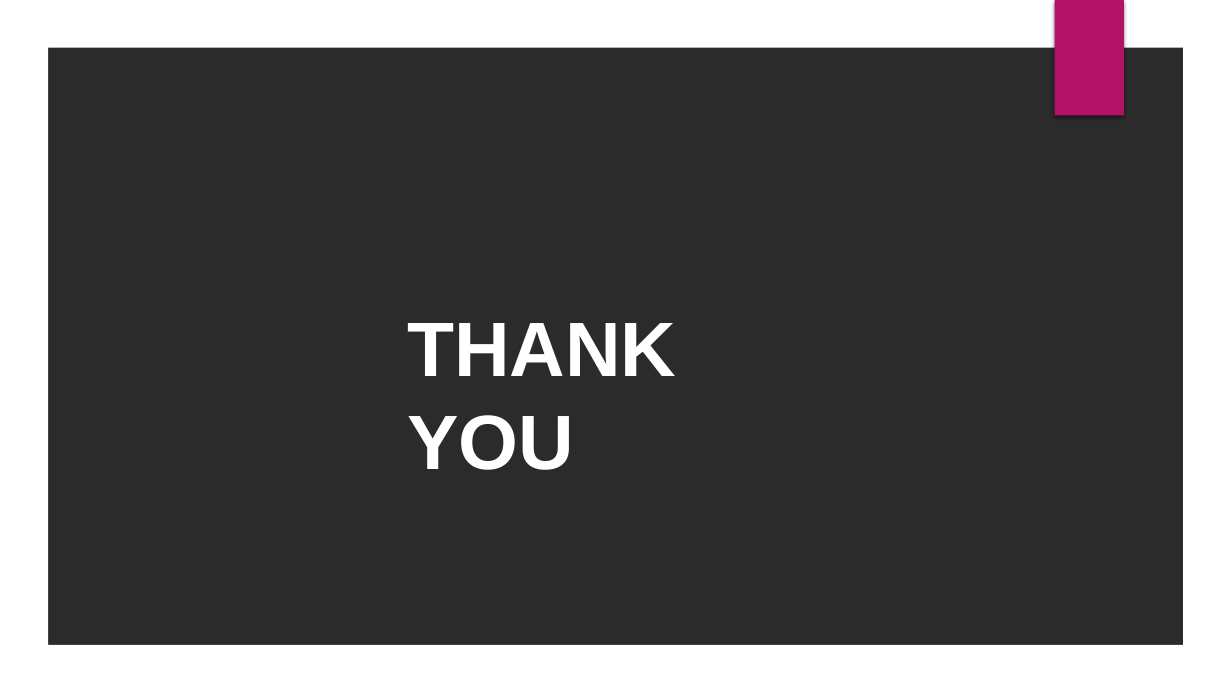
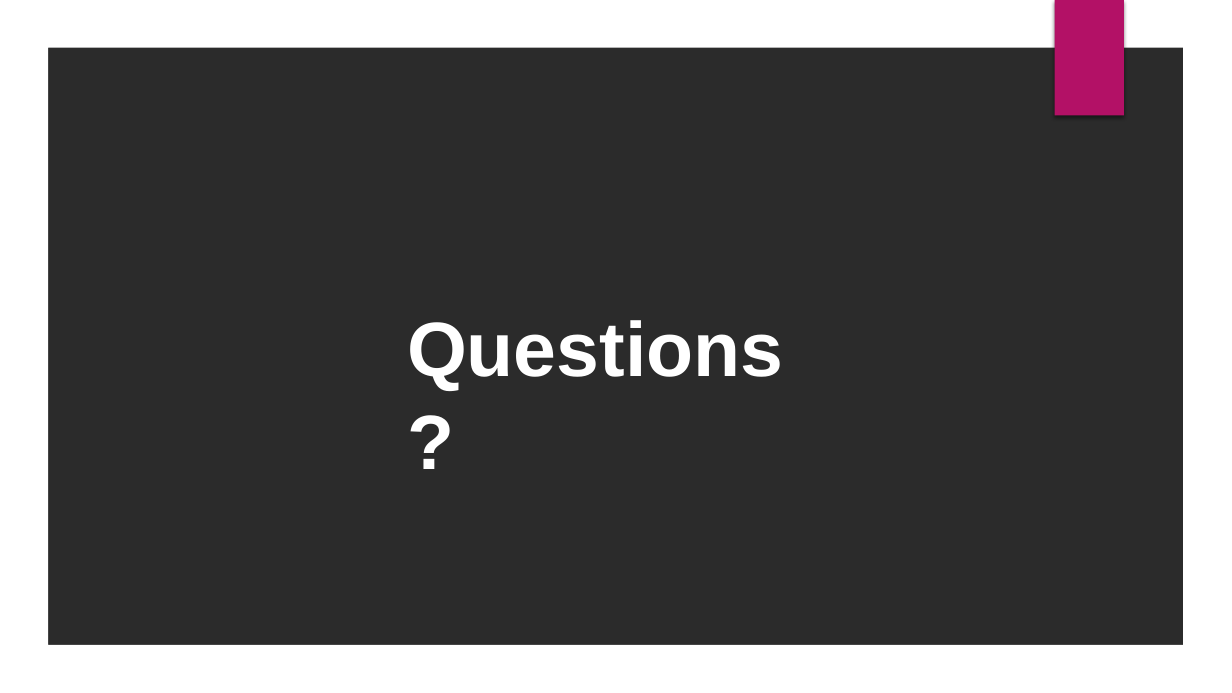
Before and after one commit to DarkPhantomEx/GeoDash, a slide deck: slide 5 of postmortem.pptx. Drawn at 1232x693 pixels with LibreOffice and Linux fonts; fonts in the diff are those of the drawing; background and template pictures are left out; a plain dark background stands for a picture behind light text. Boxes give left, top, right and bottom in pixels: in the first picture for what was removed or moved away, otherwise in the second. Text is boxed around its words. In the diff, an @@ line names an element or a change of style, - is before the commit and + after.

```diff
--- a/postmortem.pptx
+++ b/postmortem.pptx
@@ text at [407,320,783,391]: text changed @@
-THANK YOU
+Questions?
```
Also in this commit, not shown: 2 other slides changed, 1 slide added, 1 slide removed.
